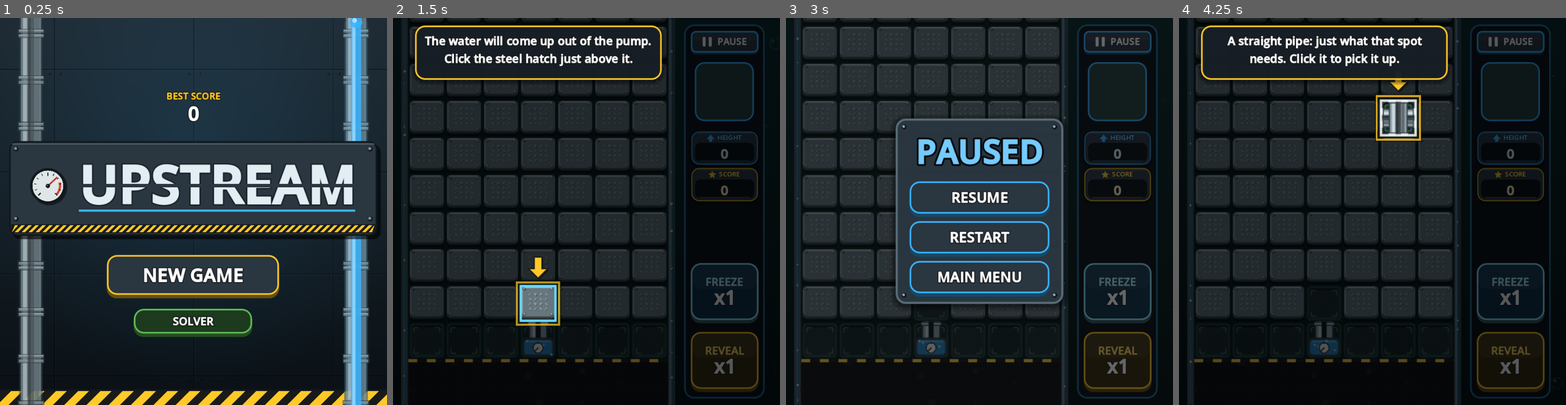
Above: before the commit, frames 1-4 (left to right).
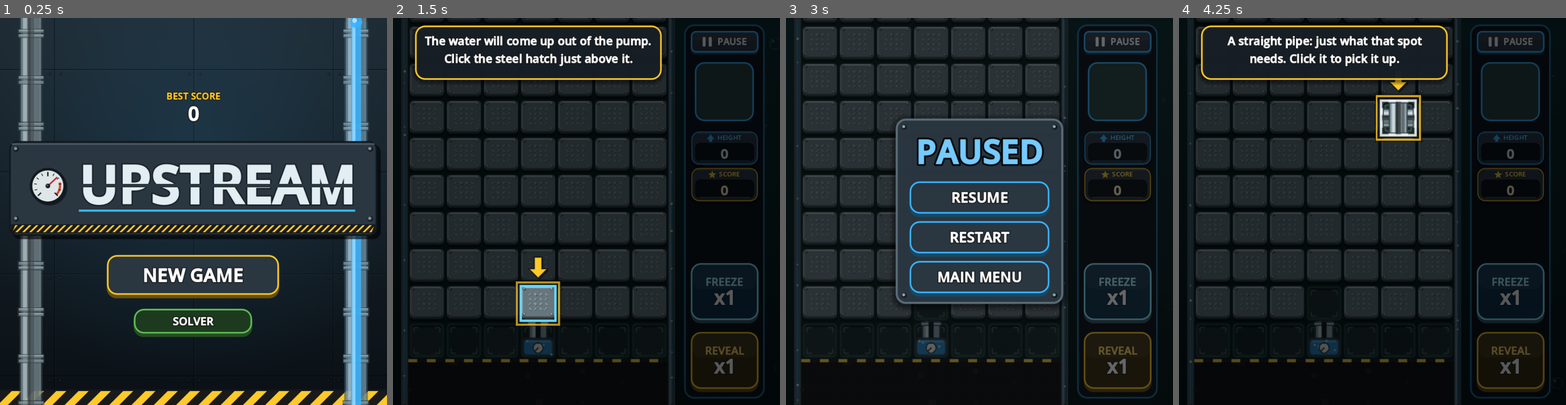
Above: after the commit, the same moments.

Repository: zzzteph/upstream
Game: Godot game, scene res://main.tscn
Two runs of this game, one before a commit and one after it. Both use one fixed random seed, a clock stepped at 60 frames per second and the inputs below.
Inputs (mouse positions are in pixels of both pictures, inside the frame that each line leads up to):
- Up to frame 1 (0.25 s): no input
- Up to frame 2 (1.5 s): click "NEW GAME" at 0.5 s; tap Enter at 1.25 s; move the mouse to (671, 192) at 1.27 s; hold Right from 1.28 s (still down); tap F at 1.35 s; click (671, 192) at 1.42 s
- Up to frame 3 (3 s): tap Space at 1.52 s; release Right at 2 s; click (1118, 292) at 2.02 s; move the mouse to (902, 230) at 2.77 s; hold Down from 2.78 s (still down); tap P at 2.85 s; click (902, 230) at 2.92 s
- Up to frame 4 (4.25 s): tap Space at 3.02 s; move the mouse to (1411, 126) at 3.52 s; release Down at 3.53 s; hold Right from 3.53 s (still down); tap M at 3.6 s; click (1411, 126) at 3.67 s

The runs differ from the first frame. In frame 1, 1.0% of the frame differs, in the area x 0-100%, y 32-100%; in frame 2, nothing differs; in frame 3, less than 0.1%; in frame 4, nothing differs.

Commit message:
Smooth menu gauge, walkthrough worded for the device, no leak message
- The menu nameplate's gauge, ticks, needle, rivets and hazard stripes are
  anti-aliased (and the pause/game-over panel rivets).
- The walkthrough says tap/finger or click/mouse by what the player actually
  uses (before any input: the browser's main pointer), and mentions the F key
  only once they've pressed a key.
- No "The water leaked out of an open pipe end" message on game over.

Co-Authored-By: Claude Opus 5.5 <noreply@anthropic.com>
Claude-Session: https://claude.ai/code/session_01L8PqzGQqSgjkJ7qi3hYvTL

Diff:
--- a/scripts/input_handler.gd
+++ b/scripts/input_handler.gd
@@ -12,6 +12,13 @@
 
 
 func _input(event: InputEvent) -> void:
+	# Note how the player plays (every event passes here, even taps on buttons).
+	if event is InputEventScreenTouch and event.pressed:
+		game.note_input("touch")
+	elif event is InputEventMouseButton and event.pressed and event.device != InputEvent.DEVICE_ID_EMULATION:
+		game.note_input("mouse")
+	elif event is InputEventKey and event.pressed and not event.echo:
+		game.note_input("keys")
 	if event is InputEventMouseButton and event.button_index == MOUSE_BUTTON_LEFT and not event.pressed:
 		game.on_hold(false)
 	elif event is InputEventKey and event.keycode == KEY_F and not event.pressed:
--- a/scripts/main.gd
+++ b/scripts/main.gd
@@ -10,7 +10,7 @@
 const REASONS := {
 	"rock": "The water smashed into a rock.",
 	"empty": "The water poured out onto an empty tile.",
-	"leak": "The water leaked out of an open pipe end.",
+	"leak": "",    # Plain enough on screen; no message.
 	"wall": "The water hit the wall.",
 	"oneway": "The water hit a one-way pipe from the wrong side.",
 	"clogged": "The water ran into a pipe that was already full.",
@@ -35,6 +35,9 @@
 var world_view: TextureRect          ## PS1 mode: shows the world viewport, scaled to the screen.
 var world_vp: SubViewport            ## PS1 mode: the world renders in here, at PS1_SHORT_SIDE lines.
 var is_touch := false
+var pointer_kind := ""        ## "touch" or "mouse": how the player last pointed (what the walkthrough says).
+var used_keys := false        ## The player has pressed a key this session (only then mention keys).
+var _coarse_pointer := false  ## Before any input: the device's main pointer is a finger (phone, tablet).
 var input_handler: InputHandler
 var ui: GameUI
 var sfx: Sfx
@@ -767,6 +770,21 @@
 
 
 # --- input entry points ---------------------------------------------------------------------
+
+## How the player plays, from what they actually use: "touch", "mouse" or "keys".
+func note_input(kind: String) -> void:
+	if kind == "keys":
+		used_keys = true
+	else:
+		pointer_kind = kind
+
+
+## Talk about fingers and taps (true) or the mouse and clicks (false)?
+func touch_ui() -> bool:
+	if pointer_kind != "":
+		return pointer_kind == "touch"
+	return _coarse_pointer
+
 
 func on_pointer_move(pos: Vector2, touch := false) -> void:
 	hover = screen_to_tile(pos)
@@ -1052,6 +1070,13 @@
 	debug_fps = qs.contains("fps")
 	debug_autoplay = qs.contains("autoplay")
 	debug_powers = qs.contains("powers")
+	_coarse_pointer = DisplayServer.is_touchscreen_available()
+	if OS.has_feature("web"):
+		# A laptop with a touch screen still points with a mouse: ask what the
+		# main pointer is.
+		var cp = JavaScriptBridge.eval("!!(window.matchMedia && window.matchMedia('(pointer: coarse)').matches)", true)
+		if cp != null:
+			_coarse_pointer = bool(cp)
 	debug_prof = qs.contains("prof")
 	if debug_prof:
 		BoardRenderer.prof = {"init": 0}
--- a/scripts/station_logo.gd
+++ b/scripts/station_logo.gd
@@ -76,15 +76,15 @@
 	_sb.set_border_width_all(int(maxf(2.0, 4.0 * k)))
 	_sb.set_corner_radius_all(int(16.0 * k))
 	draw_style_box(_sb, plate)
-	draw_line(plate.position + Vector2(6, 6) * k, Vector2(plate.end.x - 6.0 * k, plate.position.y + 6.0 * k), STEEL_LIGHT, maxf(2.0, 3.0 * k))
+	draw_line(plate.position + Vector2(6, 6) * k, Vector2(plate.end.x - 6.0 * k, plate.position.y + 6.0 * k), STEEL_LIGHT, maxf(2.0, 3.0 * k), true)
 	# Hazard strip along the bottom.
 	var band := Rect2(plate.position.x + 5.0 * k, plate.end.y - 22.0 * k, plate.size.x - 10.0 * k, 16.0 * k)
 	_hazard(band, k)
 	# Rivets.
 	for c in [Vector2(14, 16), Vector2(plate.size.x / k - 14, 16), Vector2(14, plate.size.y / k - 34), Vector2(plate.size.x / k - 14, plate.size.y / k - 34)]:
 		var p: Vector2 = plate.position + c * k
-		draw_circle(p, 5.0 * k, STEEL_DARK)
-		draw_circle(p - Vector2(1, 1) * k, 3.0 * k, STEEL_LIGHT.lightened(0.3))
+		draw_circle(p, 5.0 * k, STEEL_DARK, true, -1.0, true)
+		draw_circle(p - Vector2(1, 1) * k, 3.0 * k, STEEL_LIGHT.lightened(0.3), true, -1.0, true)
 	# Pressure gauge.
 	var top := plate.position.y + 12.0 * k
 	var inner_h := band.position.y - top
@@ -111,26 +111,26 @@
 		for v in [Vector2(x, band.end.y), Vector2(x + w * 0.5, band.end.y), Vector2(x + w * 0.5 + band.size.y, band.position.y), Vector2(x + band.size.y, band.position.y)]:
 			pts.append(Vector2(clampf(v.x, band.position.x, band.end.x), v.y))
 		if pts[1].x - pts[0].x > 0.5 or pts[2].x - pts[3].x > 0.5:
-			draw_colored_polygon(pts, Color("1a1a1a"))
+			GameUI.smooth_poly(self, pts, Color("1a1a1a"))
 		x += w
 	draw_rect(band, STEEL_DARK, false, maxf(1.0, 2.0 * k))
 
 
 func _gauge(c: Vector2, r: float, k: float) -> void:
-	draw_circle(c + Vector2(3, 3) * k, r, Color(0, 0, 0, 0.5))
-	draw_circle(c, r, STEEL_DARK)
-	draw_circle(c, r * 0.86, Color("dfe6e8"))
+	draw_circle(c + Vector2(3, 3) * k, r, Color(0, 0, 0, 0.5), true, -1.0, true)
+	draw_circle(c, r, STEEL_DARK, true, -1.0, true)
+	draw_circle(c, r * 0.86, Color("dfe6e8"), true, -1.0, true)
 	# Red zone and ticks on a 270-degree dial.
 	var a0 := PI * 0.75
 	var a1 := PI * 2.25
-	draw_arc(c, r * 0.68, lerpf(a0, a1, 0.78), a1, 12, Color("e0402a"), maxf(2.0, r * 0.12), PipeArt.aa)
+	draw_arc(c, r * 0.68, lerpf(a0, a1, 0.78), a1, 24, Color("e0402a"), maxf(2.0, r * 0.12), true)
 	for i in 11:
 		var a := lerpf(a0, a1, i / 10.0)
 		var inner := 0.56 if i % 5 == 0 else 0.64
-		draw_line(c + Vector2.from_angle(a) * r * inner, c + Vector2.from_angle(a) * r * 0.76, STEEL_DARK, maxf(1.0, r * (0.06 if i % 5 == 0 else 0.035)))
+		draw_line(c + Vector2.from_angle(a) * r * inner, c + Vector2.from_angle(a) * r * 0.76, STEEL_DARK, maxf(1.0, r * (0.06 if i % 5 == 0 else 0.035)), true)
 	# The needle hovers near the red, twitching with the pump.
 	var v := 0.66 + 0.06 * sin(time * 2.3) + 0.02 * sin(time * 17.0)
 	var na := lerpf(a0, a1, v)
-	draw_line(c, c + Vector2.from_angle(na) * r * 0.7, Color("c0201a"), maxf(2.0, r * 0.08), PipeArt.aa)
-	draw_circle(c, r * 0.12, STEEL_DARK)
-	draw_circle(c - Vector2(r, r) * 0.03, r * 0.05, STEEL_LIGHT)
+	draw_line(c, c + Vector2.from_angle(na) * r * 0.7, Color("c0201a"), maxf(2.0, r * 0.08), true)
+	draw_circle(c, r * 0.12, STEEL_DARK, true, -1.0, true)
+	draw_circle(c - Vector2(r, r) * 0.03, r * 0.05, STEEL_LIGHT, true, -1.0, true)
--- a/scripts/title_backdrop.gd
+++ b/scripts/title_backdrop.gd
@@ -130,8 +130,8 @@
 		var rx := fposmod(size.x * 0.5, pw) - pw
 		while rx < size.x + pw:
 			for d in [-10.0, 10.0]:
-				draw_circle(Vector2(rx + d + 2.0, y + d * 0.0 + 9.0), 2.5, Color(0, 0, 0, 0.45))
-				draw_circle(Vector2(rx + d + 1.5, y + 8.5), 1.2, Color(1, 1, 1, 0.12))
+				draw_circle(Vector2(rx + d + 2.0, y + d * 0.0 + 9.0), 2.5, Color(0, 0, 0, 0.45), true, -1.0, true)
+				draw_circle(Vector2(rx + d + 1.5, y + 8.5), 1.2, Color(1, 1, 1, 0.12), true, -1.0, true)
 			rx += pw
 		y += ph
 	# Cold blue light behind the nameplate.
@@ -144,7 +144,7 @@
 	var w := band.size.y * 1.6
 	var sx := -band.size.y
 	while sx < size.x:
-		draw_colored_polygon(PackedVector2Array([Vector2(sx, band.end.y), Vector2(sx + w * 0.5, band.end.y),
+		GameUI.smooth_poly(self, PackedVector2Array([Vector2(sx, band.end.y), Vector2(sx + w * 0.5, band.end.y),
 				Vector2(sx + w * 0.5 + band.size.y, band.position.y), Vector2(sx + band.size.y, band.position.y)]), Color("1a1a1a"))
 		sx += w
 	draw_rect(Rect2(0, band.position.y - 3, size.x, 3), Color("11181d"))
--- a/scripts/tutorial.gd
+++ b/scripts/tutorial.gd
@@ -124,7 +124,7 @@
 ## to point at.
 func _first_pipe() -> void:
 	var slot: Tile = game.grid.get_tile(SLOT.x, SLOT.y)
-	var tap := "Tap" if game.is_touch else "Click"
+	var tap := "Tap" if game.touch_ui() else "Click"
 	var cell := Vector2i(-1, -1)
 	var txt := ""
 	if slot == null:
@@ -180,7 +180,11 @@
 			_set_text("That's it! The water flows up through connected pipes. Keep building a way up: if the water reaches a closed hatch, a rock or an open pipe end, the run is over.")
 			_target = game.renderer.tile_rect(SLOT.x, SLOT.y).merge(game.renderer.tile_rect(SLOT.x, 0))
 		Step.SPEED:
-			var hold := "Hold your finger on the screen" if game.is_touch else "Hold the mouse button down (or the F key)"
+			# Say it the way this player plays: a finger on a phone, the mouse on
+			# a computer, and the F key only once they've used the keyboard.
+			var hold := "Hold your finger on the screen"
+			if not game.touch_ui():
+				hold = "Hold the mouse button down (or the F key)" if game.used_keys else "Hold the mouse button down"
 			_set_text("%s to speed the water up x%d and score %dx per tube. Keep holding: every tube adds 10%% more, up to x%d speed and %dx points. Let go to slow it down again." % [
 					hold, int(Tuning.HOLD_SPEED_MULT), int(Tuning.HOLD_SCORE_MULT), int(Tuning.HOLD_SPEED_MAX), int(Tuning.HOLD_SCORE_MAX)])
 			_target = b  # Hold anywhere on the board.
--- a/scripts/ui.gd
+++ b/scripts/ui.gd
@@ -289,8 +289,8 @@
 
 	func _draw() -> void:
 		for c in [Vector2(16, 16), Vector2(size.x - 16, 16), Vector2(16, size.y - 16), size - Vector2(16, 16)]:
-			draw_circle(c, 4.5, Color("11181d"))
-			draw_circle(c - Vector2(1, 1), 2.5, Color("8fa3ab"))
+			draw_circle(c, 4.5, Color("11181d"), true, -1.0, true)
+			draw_circle(c - Vector2(1, 1), 2.5, Color("8fa3ab"), true, -1.0, true)
 
 
 func _box(bg: Color, border: Color, radius := 14, bw := 3, shadow := 6) -> StyleBoxFlat:
--- a/tests/game_test.gd
+++ b/tests/game_test.gd
@@ -462,6 +462,17 @@
 		check(SpriteAtlas.dry_sprite_for(lt) >= 0, "the live tile stamps the dry pipe from the atlas (piece %d)" % pc)
 	game.set_quality(0)
 
+	# --- the walkthrough talks the way you play ---
+	game.pointer_kind = "touch"
+	game.used_keys = false
+	check(game.touch_ui(), "after a tap it talks about fingers")
+	game.pointer_kind = "mouse"
+	check(not game.touch_ui(), "after a click it talks about the mouse")
+	game.note_input("touch")
+	check(game.touch_ui(), "a tap switches it back")
+	game.pointer_kind = ""
+	game.used_keys = false
+
 	# --- hold to speed up ---
 	game.mode = "unlock"
 	game.start_run()
@@ -559,6 +570,20 @@
 	click(tut._ok.get_global_rect().get_center())
 	await frames(1)
 	check(tut.step == tut.Step.SPEED, "walkthrough 6: how to speed up")
+	var keys_were: bool = game.used_keys
+	game.pointer_kind = "mouse"
+	game.used_keys = false
+	await frames(1)
+	check(tut._text.text.begins_with("Hold the mouse button down to") and not tut._text.text.contains("F key"),
+			"on a computer it says the mouse, and no key you haven't used (%s)" % tut._text.text.substr(0, 40))
+	game.used_keys = true
+	await frames(1)
+	check(tut._text.text.contains("(or the F key)"), "once you've used the keyboard it mentions F")
+	game.pointer_kind = "touch"
+	await frames(1)
+	check(tut._text.text.begins_with("Hold your finger on the screen") and not tut._text.text.contains("F key"), "on a phone: your finger, never a key")
+	game.pointer_kind = ""
+	game.used_keys = keys_were
 	press_at(spot)
 	await frames(60)
 	press_at(spot, false)
Not shown, changed: DEVELOPMENT.md
